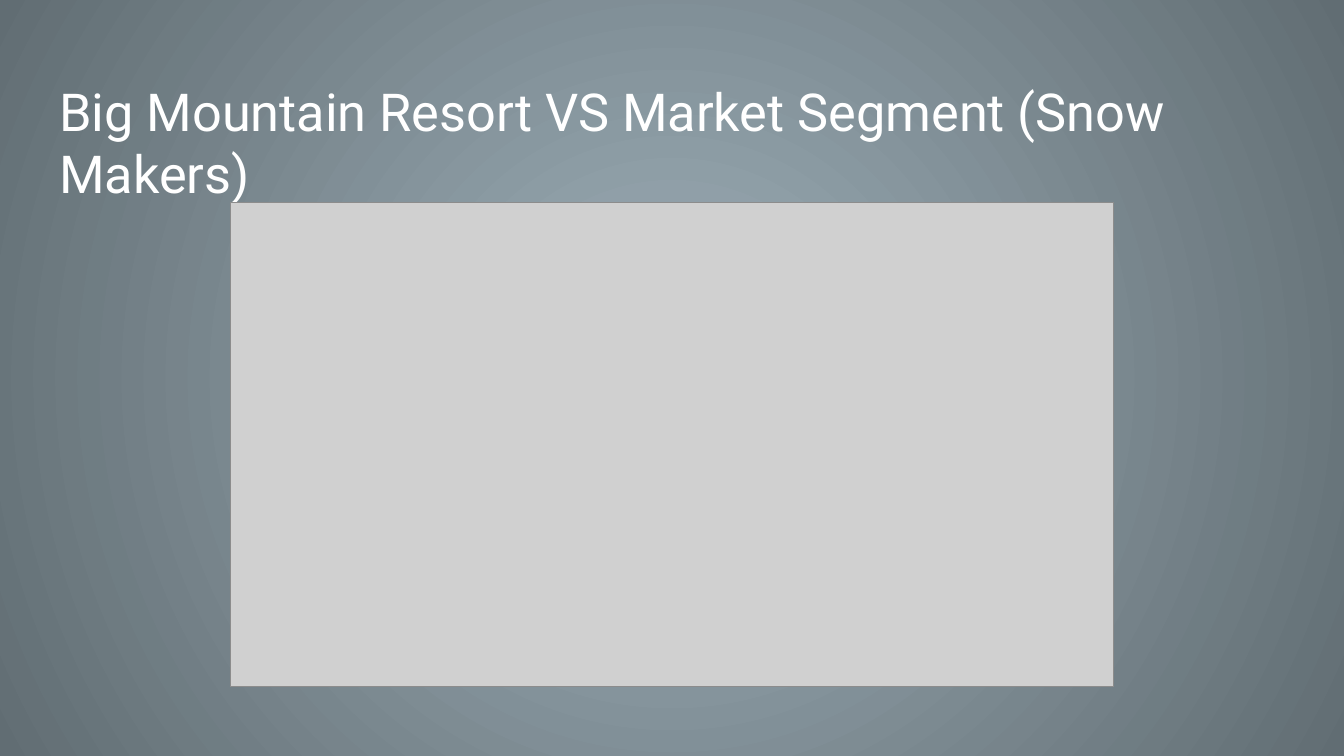
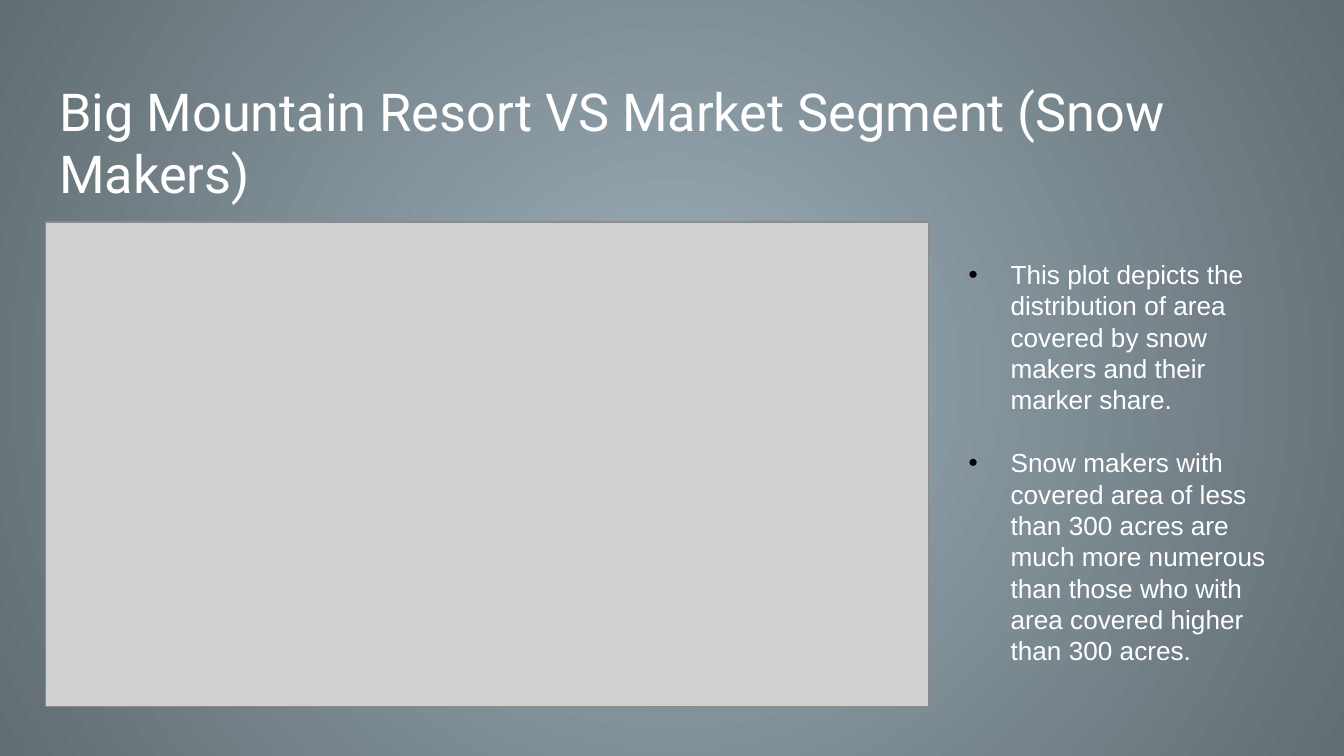
Before and after one commit to BhardwajAnshul/Springboard, a slide deck: slide 7 of DataScienceGuidedCapstone/GuidedCapstonProject_SlideDeck.pptx. Drawn at 1344x756 pixels with LibreOffice and Linux fonts; fonts in the diff are those of the drawing; grey boxes stand for pictures. Boxes give left, top, right and bottom in pixels: in the first picture for what was removed or moved away, otherwise in the second. Text is boxed around its words. In the diff, an @@ line names an element or a change of style, - is before the commit and + after.

```diff
--- a/DataScienceGuidedCapstone/GuidedCapstonProject_SlideDeck.pptx
+++ b/DataScienceGuidedCapstone/GuidedCapstonProject_SlideDeck.pptx
@@ picture: place and size @@
-picture at <box>231,203,1114,687</box>
+picture at <box>46,222,929,706</box>
@@ text added at <box>1011,265,1265,660</box>, 14 pt, text #FFFFFF @@
+• This plot depicts the distribution of area covered by snow makers and their marker share.
+• Snow makers with covered area of less than 300 acres are much more numerous than those who with area covered higher than 300 acres.
```
Also in this commit, not shown: 4 other slides changed, 3 other files.
